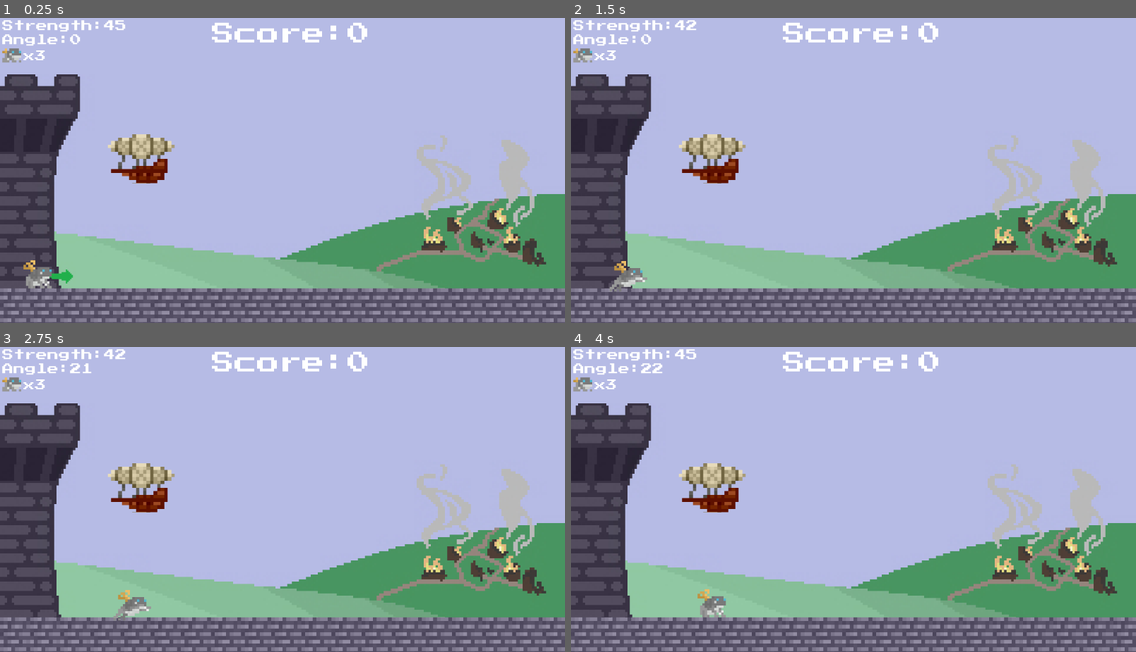
Above: before the commit, frames 1-4 (two rows, left to right).
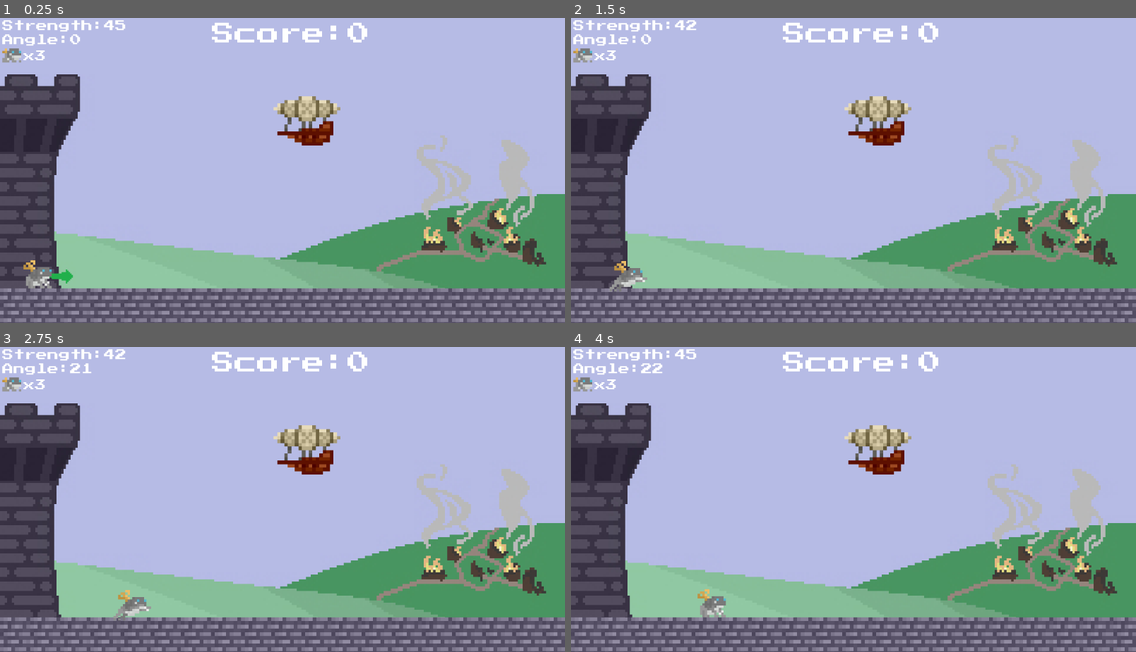
Above: after the commit, the same moments.

Repository: lthammond/CS315-P1-Airship_Assault
Game: Godot game, scene res://src/Level.tscn
Two runs of this game, one before a commit and one after it. Both use one fixed random seed, a clock stepped at 60 frames per second and the inputs below.
Inputs:
- Up to frame 1 (0.25 s): no input
- Up to frame 2 (1.5 s): tap Enter at 0.5 s; hold Down (decrease_angle) 0.53-1.28 s; tap Space (launch) at 1.25 s; tap Left (decrease_strength) at 1.35 s
- Up to frame 3 (2.75 s): hold Up (increase_angle) from 2.03 s (still down)
- Up to frame 4 (4 s): release Up (increase_angle) at 2.78 s; tap Right (increase_strength) at 2.85 s; tap Space (launch) at 3.6 s

The runs differ from the first frame. In frame 1, 2.4% of the frame differs, in the area x 19-61%, y 25-55%; in frame 2, 2.4%; in frame 3, 2.4%; in frame 4, 2.4%.

Commit message:
Reworked create_target() to spawn the targets in random locations

Diff:
--- a/project/src/Level.gd
+++ b/project/src/Level.gd
@@ -28,7 +28,7 @@
 
 func create_target():
 	target = load("res://src/AirshipTarget.tscn").instance()
-	target.position = Vector2(300, 300)
+	target.position = Vector2(rand_range(300, 1000), rand_range(150, 400))
 	call_deferred("add_child", target)
 	target.connect("target_hit", self, "on_Target_hit")
 
@@ -67,3 +67,7 @@
 func _on_AirshipExplosionTimer_timeout():
 	spawn_Explosion(target.position)
 	target.free()
+	create_target()
+	# create_target() is called here just so another airship will spawn for
+	# simple testing, as I have decided not to work on an airship respawn
+	# system this iteration.
